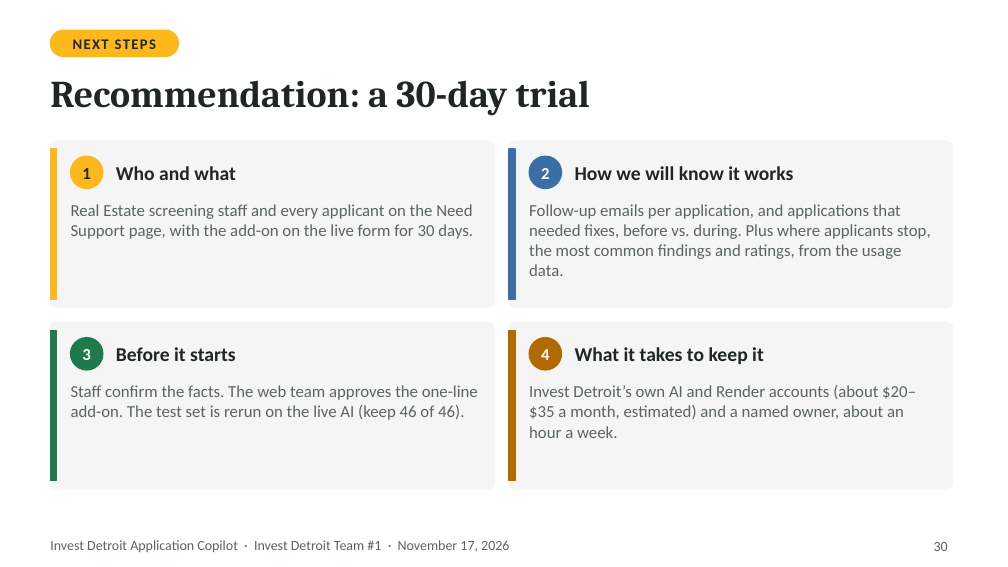
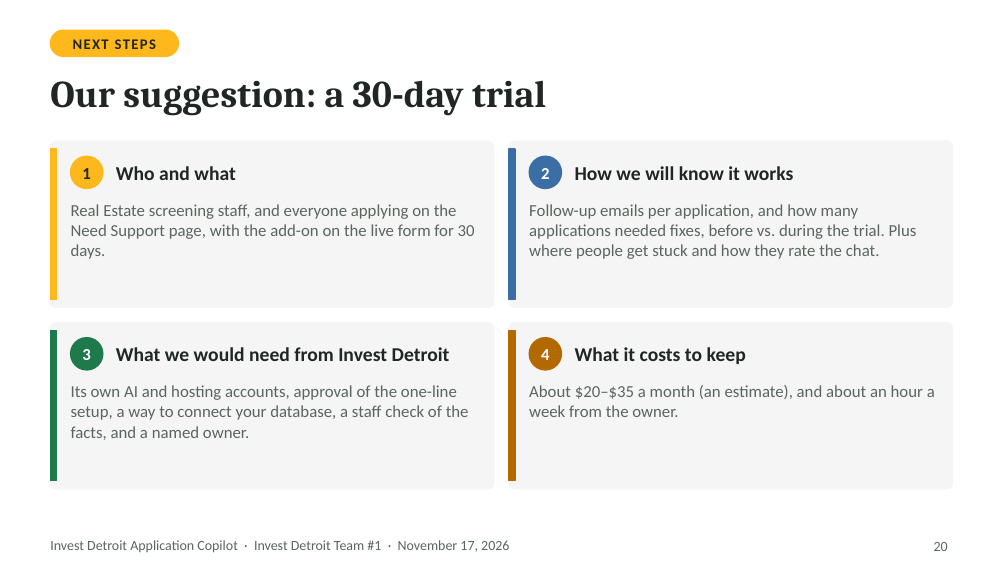
Before and after one commit to ojhnny/invest-detroit-application-copilot, a slide deck: slide 20 of docs/presentation/Invest-Detroit-Copilot-Final-Presentation.pptx (slide 30 before the commit). Drawn at 1008x567 pixels with LibreOffice and Linux fonts; fonts in the diff are those of the drawing. Boxes give left, top, right and bottom in pixels: in the first picture for what was removed or moved away, otherwise in the second. Text is boxed around its words. In the diff, an @@ line names an element or a change of style, - is before the commit and + after.

```diff
--- a/docs/presentation/Invest-Detroit-Copilot-Final-Presentation.pptx
+++ b/docs/presentation/Invest-Detroit-Copilot-Final-Presentation.pptx
@@ text at (50,80,546,116): text changed @@
-Recommendation: a 30-day trial
+Our suggestion: a 30-day trial
@@ text at (71,204,475,259): text changed @@
-Real Estate screening staff and every applicant on the Need Support page, with the add-on on the live form for 30 days.
+Real Estate screening staff, and everyone applying on the Need Support page, with the add-on on the live form for 30 days.
@@ text at (529,204,917,259): text changed @@
-Follow-up emails per application, and applications that needed fixes, before vs. during. Plus where applicants stop, the most common findings and ratings, from the usage data.
+Follow-up emails per application, and how many applications needed fixes, before vs. during the trial. Plus where people get stuck and how they rate the chat.
@@ text at (116,347,450,361): text changed @@
-Before it starts
+What we would need from Invest Detroit
@@ text at (575,347,746,364): text changed @@
-What it takes to keep it
+What it costs to keep
@@ text at (71,385,469,440): text changed @@
-Staff confirm the facts. The web team approves the one-line add-on. The test set is rerun on the live AI (keep 46 of 46).
+Its own AI and hosting accounts, approval of the one-line setup, a way to connect your database, a staff check of the facts, and a named owner.
@@ text at (529,385,935,417): text changed @@
-Invest Detroit’s own AI and Render accounts (about $20–$35 a month, estimated) and a named owner, about an hour a week.
+About $20–$35 a month (an estimate), and about an hour a week from the owner.
```
Also in this commit, not shown: 16 other slides changed, 3 slides added, 14 slides removed, 1 other file.
